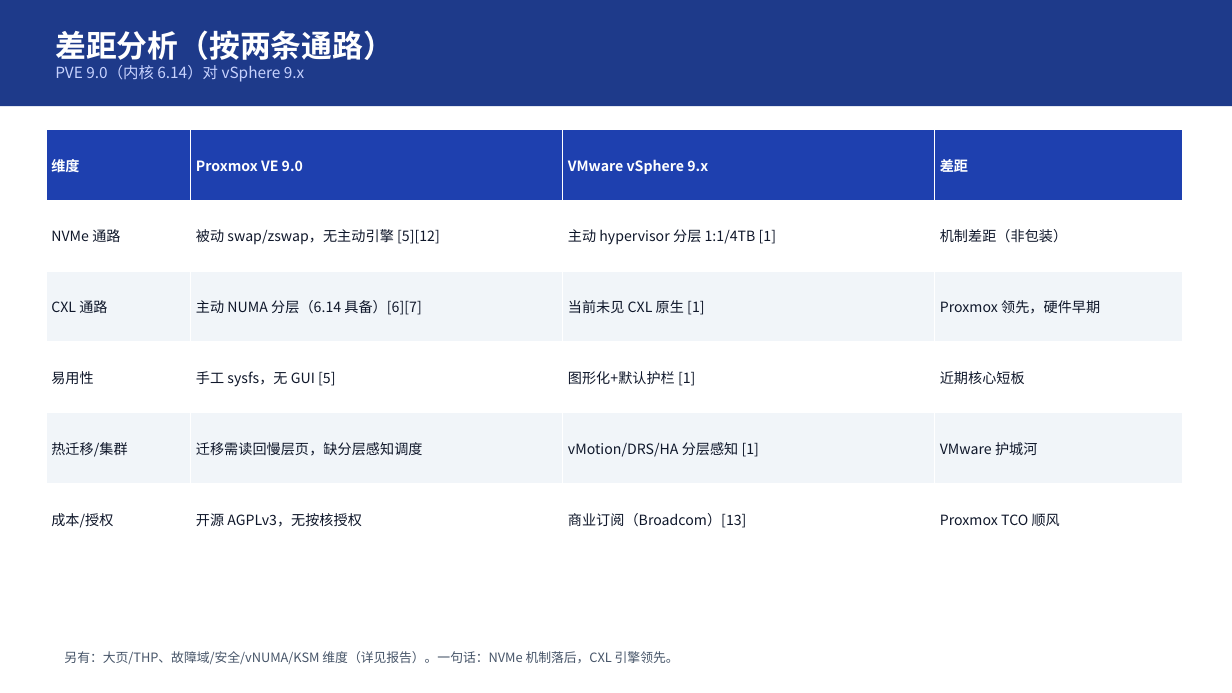
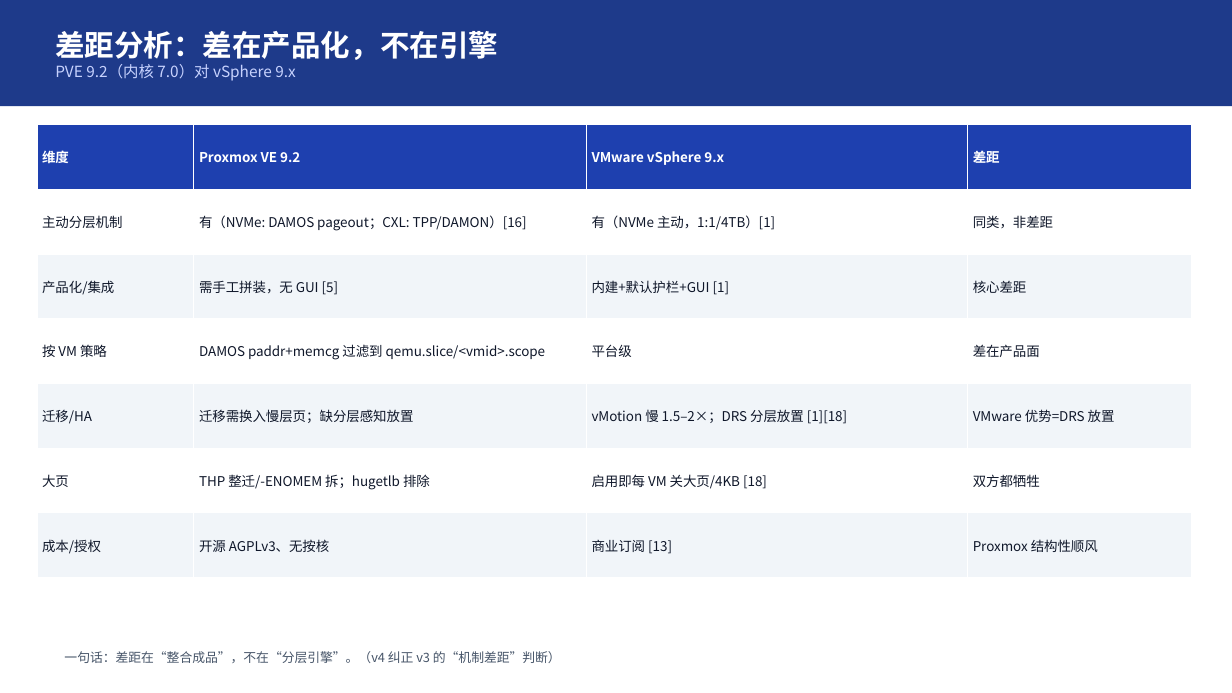
Before and after one commit to turtacn/storm, a slide deck: slide 8 of docs/harness-sop/examples/memory-tiring-p2v/mt-v1.pptx. Drawn at 1232x693 pixels with LibreOffice and Linux fonts; fonts in the diff are those of the drawing. Boxes give left, top, right and bottom in pixels: in the first picture for what was removed or moved away, otherwise in the second. Text is boxed around its words. In the diff, an @@ line names an element or a change of style, - is before the commit and + after.

```diff
--- a/docs/harness-sop/examples/memory-tiring-p2v/mt-v1.pptx
+++ b/docs/harness-sop/examples/memory-tiring-p2v/mt-v1.pptx
@@ text at box(55, 31, 498, 81): text changed @@
-差距分析（按两条通路）
-PVE 9.0（内核 6.14）对 vSphere 9.x
+差距分析：差在产品化，不在引擎
+PVE 9.2（内核 7.0）对 vSphere 9.x
@@ table at box(37, 125, 1193, 578) @@
-row 1: 维度 | Proxmox VE 9.0 | VMware vSphere 9.x | 差距
-row 2: NVMe 通路 | 被动 swap/zswap，无主动引擎 [5][12] | 主动 hypervisor 分层 1:1/4TB [1] | 机制差距（非包装）
-row 3: CXL 通路 | 主动 NUMA 分层（6.14 具备）[6][7] | 当前未见 CXL 原生 [1] | Proxmox 领先，硬件早期
-row 4: 易用性 | 手工 sysfs，无 GUI [5] | 图形化+默认护栏 [1] | 近期核心短板
-row 5: 热迁移/集群 | 迁移需读回慢层页，缺分层感知调度 | vMotion/DRS/HA 分层感知 [1] | VMware 护城河
-row 6: 成本/授权 | 开源 AGPLv3，无按核授权 | 商业订阅（Broadcom）[13] | Proxmox TCO 顺风
+row 1: 维度 | Proxmox VE 9.2 | VMware vSphere 9.x | 差距
+row 2: 主动分层机制 | 有（NVMe: DAMOS pageout；CXL: TPP/DAMON）[16] | 有（NVMe 主动，1:1/4TB）[1] | 同类，非差距
+row 3: 产品化/集成 | 需手工拼装，无 GUI [5] | 内建+默认护栏+GUI [1] | 核心差距
+row 4: 按 VM 策略 | DAMOS paddr+memcg 过滤到 qemu.slice/<vmid>.scope | 平台级 | 差在产品面
+row 5: 迁移/HA | 迁移需换入慢层页；缺分层感知放置 | vMotion 慢 1.5–2×；DRS 分层放置 [1][18] | VMware 优势=DRS 放置
+row 6: 大页 | THP 整迁/-ENOMEM 拆；hugetlb 排除 | 启用即每 VM 关大页/4KB [18] | 双方都牺牲
+row 7: 成本/授权 | 开源 AGPLv3、无按核 | 商业订阅 [13] | Proxmox 结构性顺风
@@ table: place and size @@
-table at box(46, 129, 1184, 555)
+table at box(37, 125, 1193, 578)
@@ text at box(64, 651, 561, 663): text changed @@
-另有：大页/THP、故障域/安全/vNUMA/KSM 维度（详见报告）。一句话：NVMe 机制落后，CXL 引擎领先。
+一句话：差距在“整合成品”，不在“分层引擎”。（v4 纠正 v3 的“机制差距”判断）
```
Also in this commit, not shown: 15 other slides changed, 10 other files.
